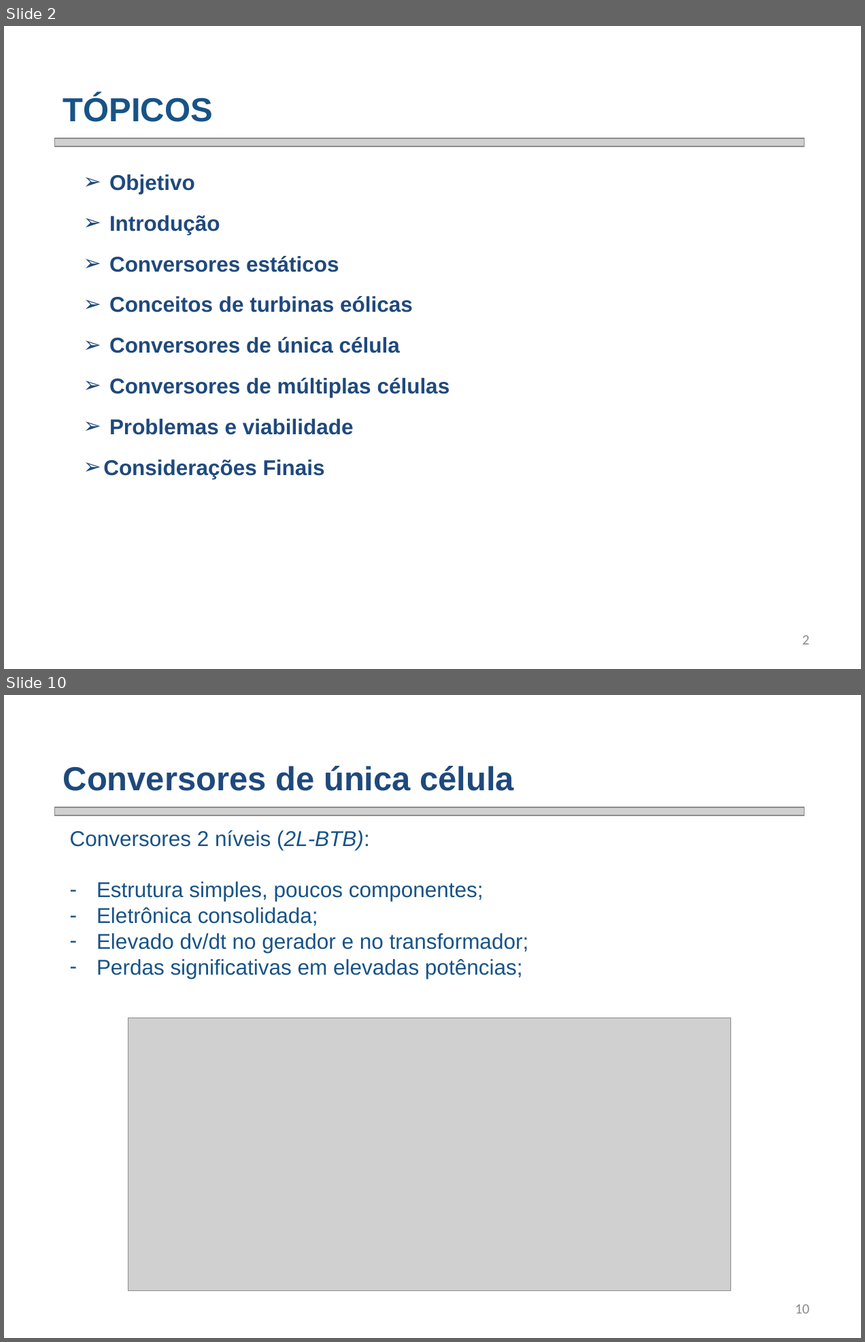
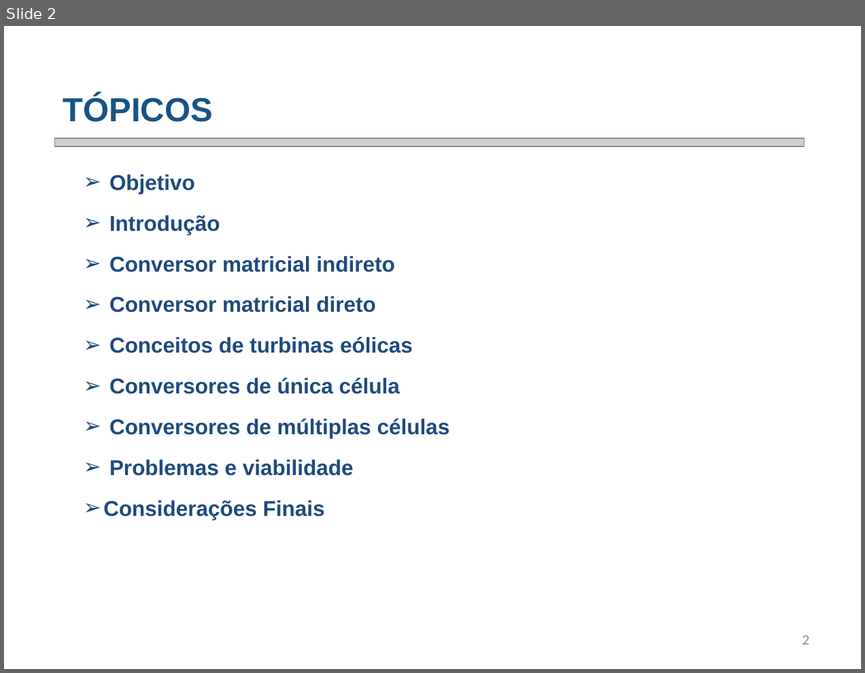
Before and after one commit to smarley2/ED1, a slide deck: Apresentação ED - Análise de perdas em conversor matricial - Fábio Posser.pptx. Shown one above the other, each under a label of ours: slides 2 and 10 before the commit, slide 2 after it; the slides between them are not shown. The pictures are 865x1342 and 865x673 pixels, drawn with LibreOffice and Linux fonts; fonts in the diff are those of the drawing; grey boxes stand for pictures; background and template pictures are left out. Boxes give left, top, right and bottom in pixels: in the first picture for what was removed or moved away, otherwise in the second. Text is boxed around its words. In the diff, an @@ line names an element or a change of style, - is before the commit and + after.

```diff
--- a/Apresentação ED - Análise de perdas em conversor matricial - Fábio Posser.pptx
+++ b/Apresentação ED - Análise de perdas em conversor matricial - Fábio Posser.pptx
@@ slide 10 removed at [4,695,861,1338], background picture (left out) @@
@@ text removed at [63,766,515,791] @@
-Conversores de única célula
@@ picture removed at [54,807,804,816] @@
@@ text removed at [70,830,529,979] @@
-  Conversores 2 níveis (2L-BTB):
-  – Estrutura simples, poucos componentes;
-  – Eletrônica consolidada;
-  – Elevado dv/dt no gerador e no transformador;
-  – Perdas significativas em elevadas potências;
@@ picture removed at [128,1017,730,1291] @@
@@ page number removed at [795,1304,809,1313] @@
-10
@@ slide 2 changed as well @@
@@ text at [109,256,394,312]: text changed @@
-➢ Conversores estáticos
+➢ Conversor matricial indireto
+➢ Conversor matricial direto
```
Also in this commit, not shown: 2 other slides changed, 19 slides added, 18 other slides removed.
